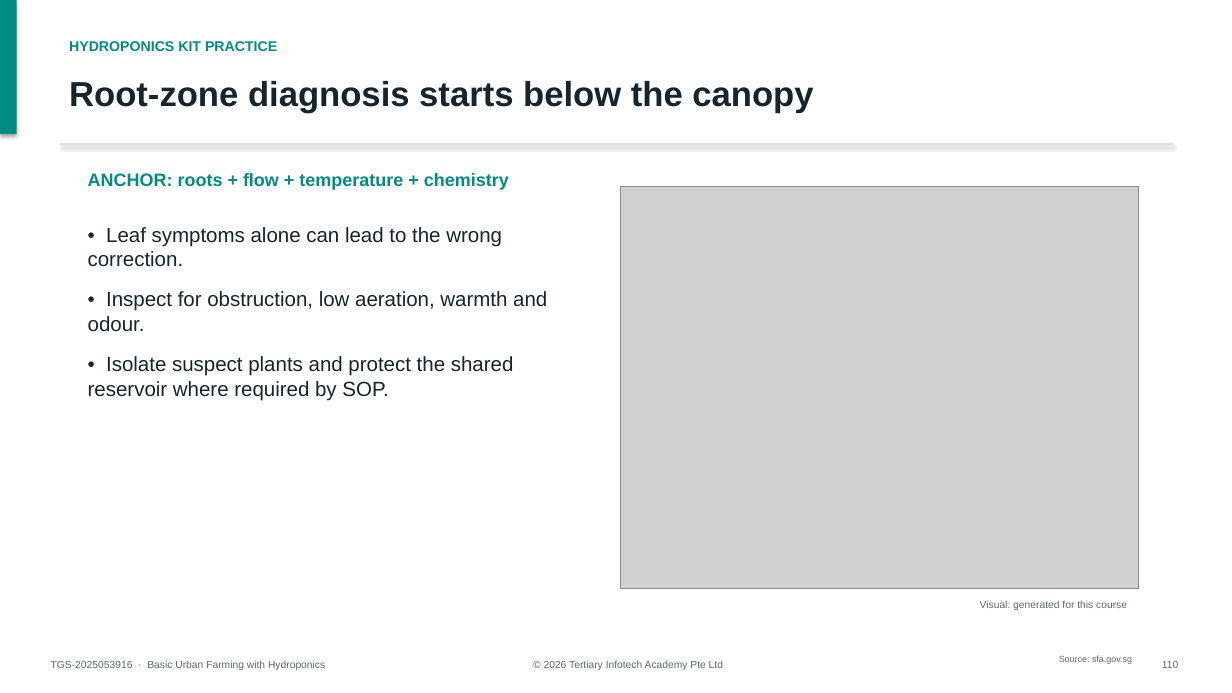
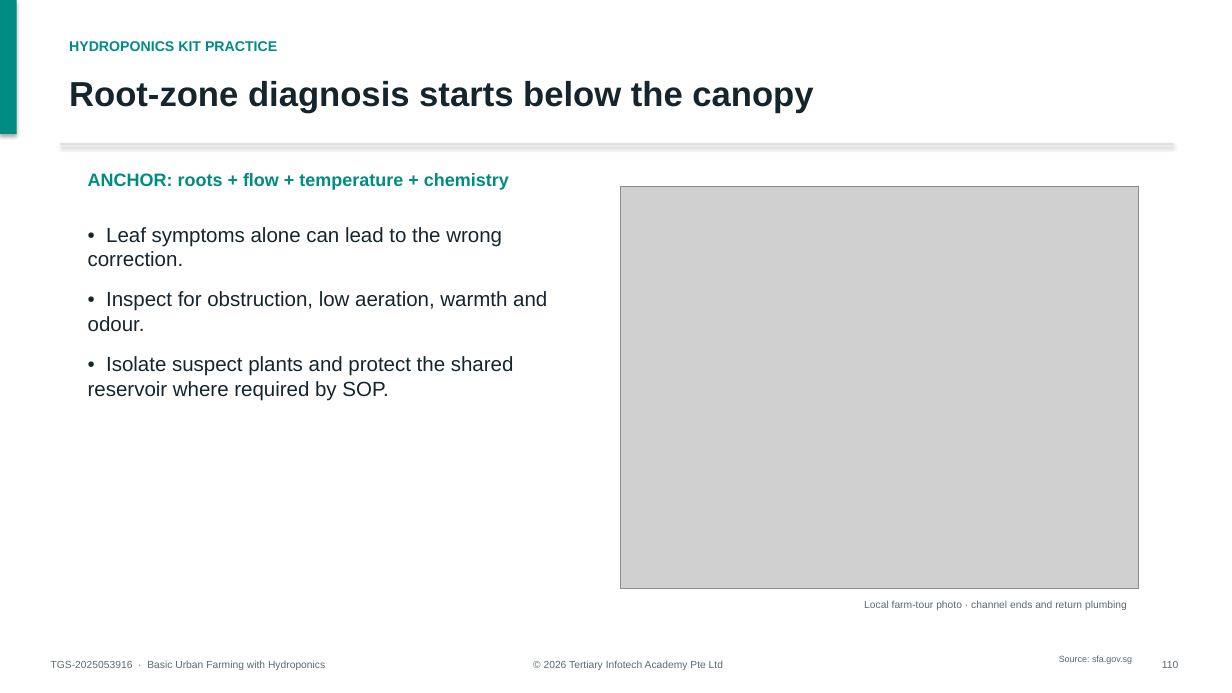
Before and after one commit to tertiarycourses/TGS-2025053916-Basic-Urban-Farming-with-Hydroponics, a slide deck: slide 110 of courseware/WSQ-Course-Slides-TGS-2025053916-Basic-Urban-Farming-with-Hydroponics-v2.0.pptx. Drawn at 1232x693 pixels with LibreOffice and Linux fonts; fonts in the diff are those of the drawing; grey boxes stand for pictures. Boxes give left, top, right and bottom in pixels: in the first picture for what was removed or moved away, otherwise in the second. Text is boxed around its words. In the diff, an @@ line names an element or a change of style, - is before the commit and + after.

Commit message:
feat: replace repeated photos with local farm images

```diff
--- a/courseware/WSQ-Course-Slides-TGS-2025053916-Basic-Urban-Farming-with-Hydroponics-v2.0.pptx
+++ b/courseware/WSQ-Course-Slides-TGS-2025053916-Basic-Urban-Farming-with-Hydroponics-v2.0.pptx
@@ text at (864, 600, 1127, 610): text changed @@
-Visual: generated for this course
+Local farm-tour photo · channel ends and return plumbing
```
Also in this commit, not shown: 2 other slides changed, 4 other files.
